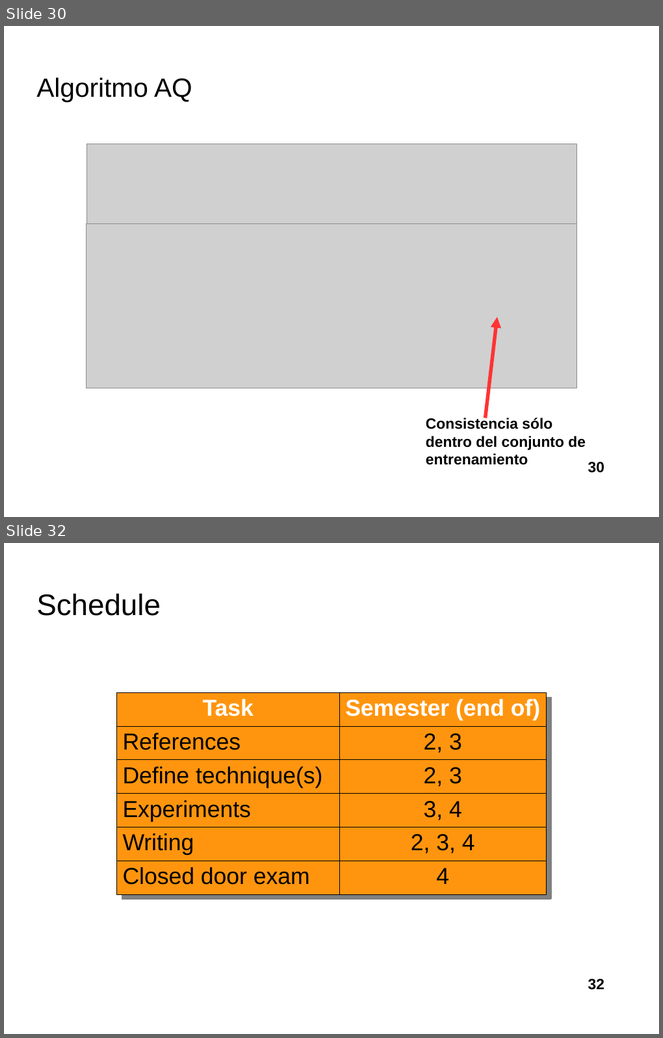
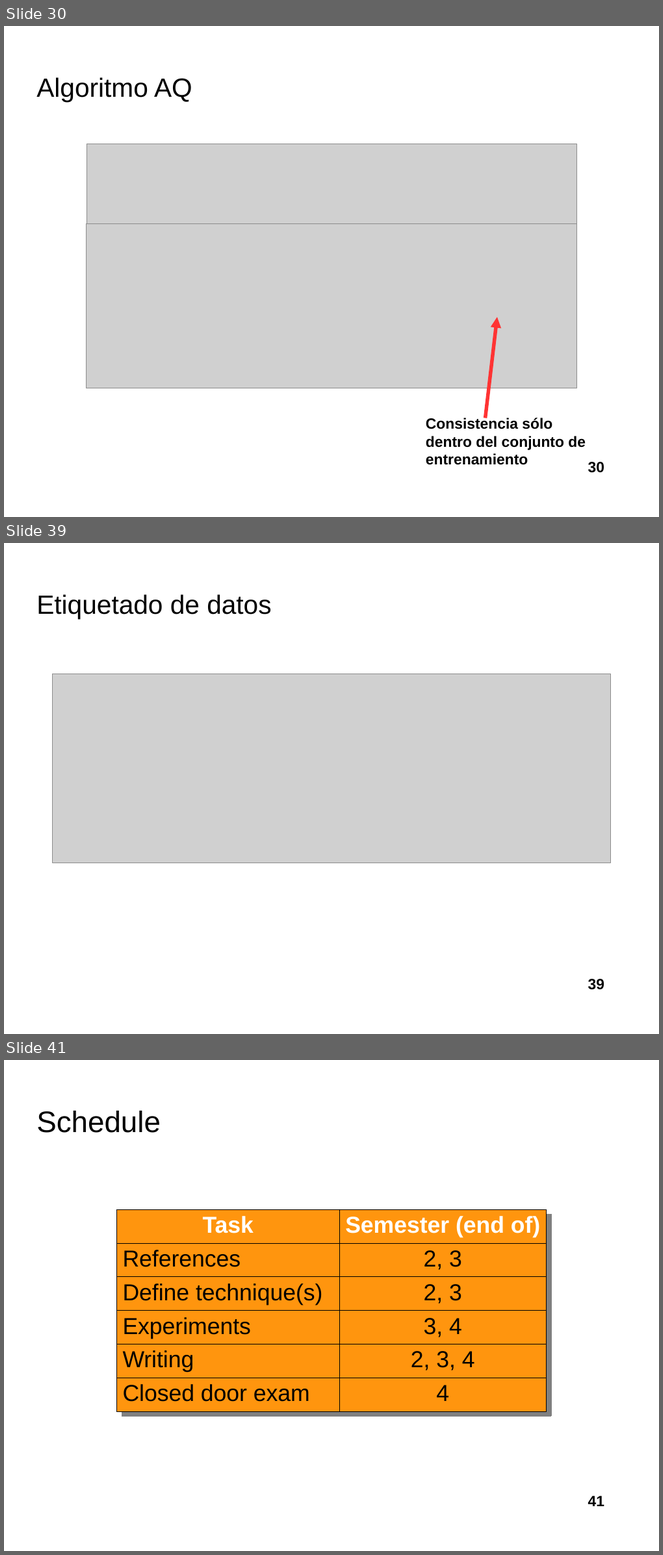
Before and after one commit to davidrmh/Thesis, a slide deck: presentaciones_finales/presentacion_seminario_B19.odp. Shown one above the other, each under a label of ours: slides 30 and 32 before the commit, slides 30, 39 and 41 after it; the slides between them are not shown. The pictures are 663x1038 and 663x1555 pixels, drawn with LibreOffice and Linux fonts; fonts in the diff are those of the drawing; grey boxes stand for pictures; background and template pictures are left out. Boxes give left, top, right and bottom in pixels: in the first picture for what was removed or moved away, otherwise in the second. Text is boxed around its words. In the diff, an @@ line names an element or a change of style, - is before the commit and + after.

Commit message:
Agrega hasta sección de proceso de etiquetado

```diff
--- a/presentaciones_finales/presentacion_seminario_B19.odp
+++ b/presentaciones_finales/presentacion_seminario_B19.odp
@@ slide 39 added at (x1=4, y1=543, x2=659, y2=1034), background picture (left out) @@
@@ title added at (x1=36, y1=594, x2=271, y2=619), 32 pt, text #000000 @@
+Etiquetado de datos
@@ picture added at (x1=52, y1=674, x2=610, y2=863) @@
@@ page number added at (x1=588, y1=979, x2=605, y2=990), 18 pt, text #000000, bold @@
+39
@@ what was slide 32 is now slide 41 @@
@@ page number at (x1=588, y1=1496, x2=605, y2=1507): text changed @@
-32
+41
```
Also in this commit, not shown: 1 slide changed, 8 other slides added.
